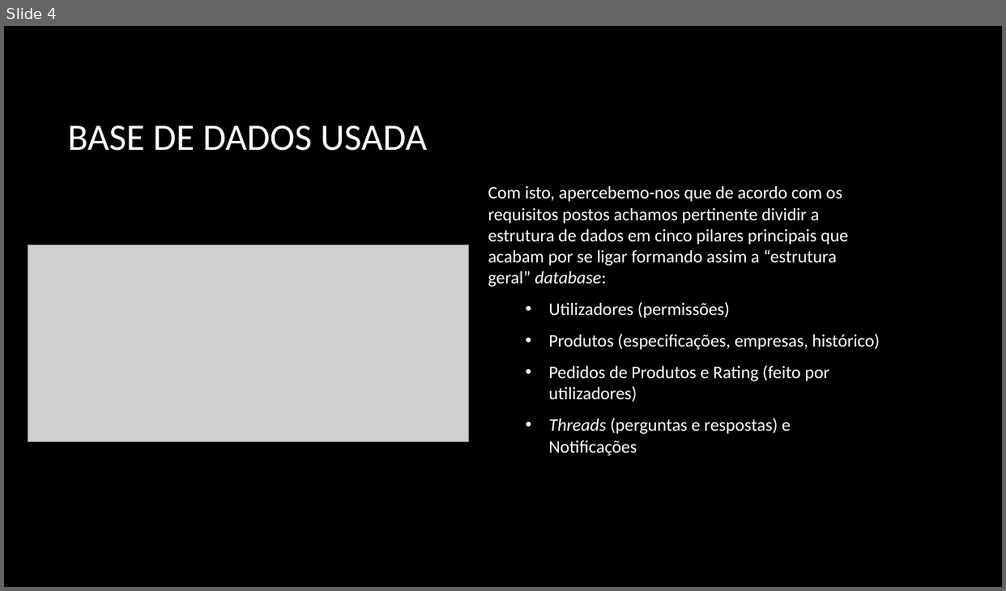
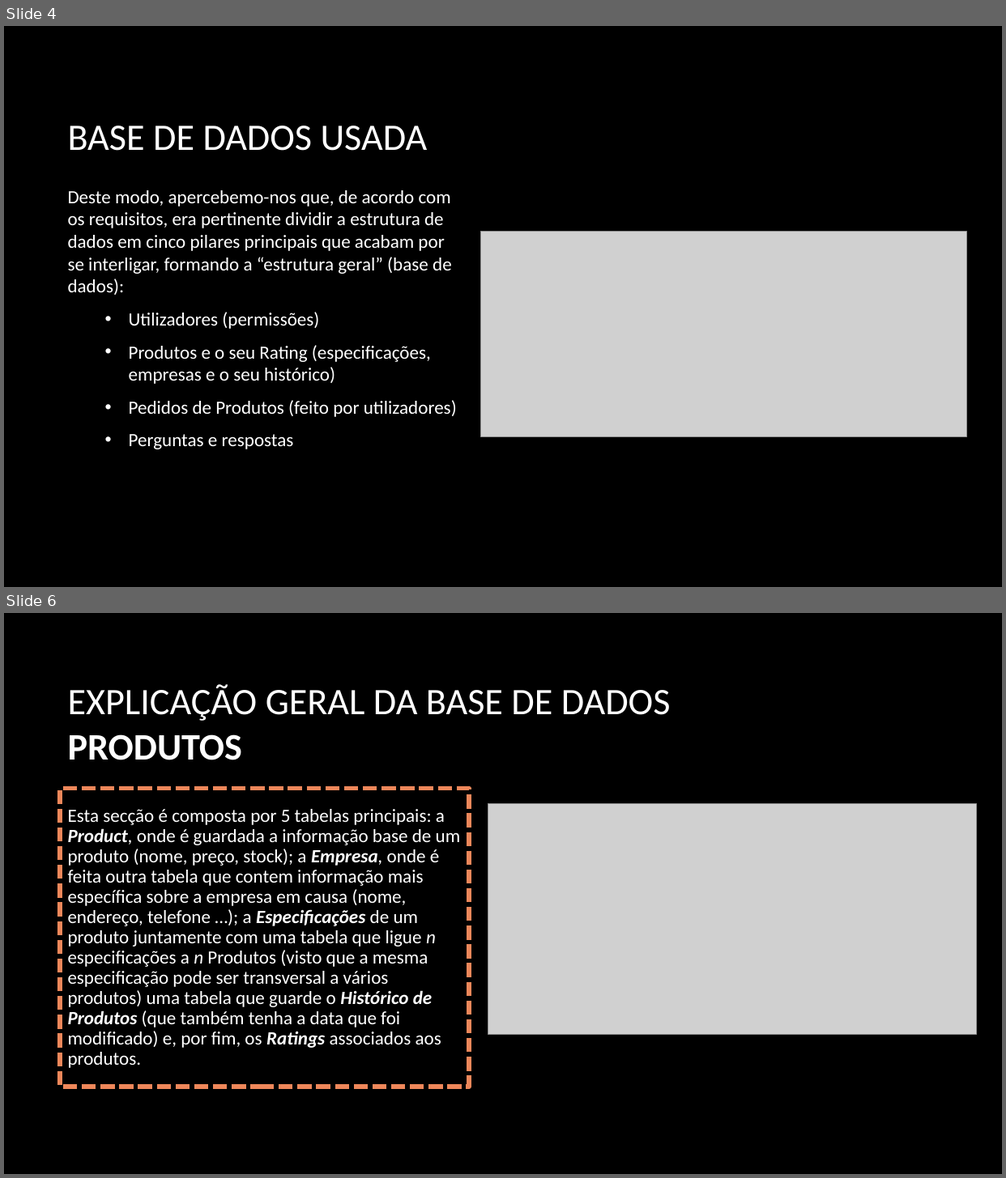
Before and after one commit to PolpEdu/Trabalho-Pr-ticpo, a slide deck: Trabalho prático.pptx. Shown one above the other, each under a label of ours: slide 4 before the commit, slides 4 and 6 after it; the slides between them are not shown. The pictures are 1006x591 and 1006x1178 pixels, drawn with LibreOffice and Linux fonts; fonts in the diff are those of the drawing; grey boxes stand for pictures; background and template pictures are left out. Boxes give left, top, right and bottom in pixels: in the first picture for what was removed or moved away, otherwise in the second. Text is boxed around its words. In the diff, an @@ line names an element or a change of style, - is before the commit and + after.

```diff
--- a/Trabalho prático.pptx
+++ b/Trabalho prático.pptx
@@ slide 6 added at box(4, 613, 1002, 1174), background picture (left out) @@
@@ title added at box(68, 684, 671, 760), 36 pt, text #FFFFFF @@
+EXPLICAÇÃO GERAL DA BASE DE DADOS
+PRODUTOS
@@ rectangle added at box(60, 788, 469, 1087), outline #EE875A 4.5 pt dashed, 18 pt, text #FFFFFF @@
+Esta secção é composta por 5 tabelas principais: a Product, onde é guardada a informação base de um produto (nome, preço, stock); a Empresa, onde é feita outra tabela que contem informação mais específica sobre a empresa em causa (nome, endereço, telefone …); a Especificações de um produto juntamente com uma tabela que ligue n especificações a n Produtos (visto que a mesma especificação pode ser transversal a vários produtos) uma tabela que guarde o Histórico de Produtos (que também tenha a data que foi modificado) e, por fim, os Ratings associados aos produtos.
@@ picture added at box(488, 804, 977, 1034) @@
@@ slide 4 changed as well @@
@@ text "Deste modo, apercebemo-nos que, de ...": place and size @@
-text "Deste modo, apercebemo-nos que, de ..." at box(488, 186, 880, 456)
+text "Deste modo, apercebemo-nos que, de ..." at box(68, 190, 457, 450)
@@ text at box(68, 190, 452, 295): text changed; size 17 to 18 pt @@
-Com isto, apercebemo-nos que de acordo com os requisitos postos achamos pertinente dividir a estrutura de dados em cinco pilares principais que acabam por se ligar formando assim a “estrutura geral” database:
+Deste modo, apercebemo-nos que, de acordo com os requisitos, era pertinente dividir a estrutura de dados em cinco pilares principais que acabam por se interligar, formando a “estrutura geral” (base de dados):
@@ picture added at box(481, 232, 967, 437) @@
@@ picture removed at box(28, 246, 470, 442) @@
@@ text at box(129, 312, 319, 329): size 17 to 18 pt in "Utilizadores (permissões)" @@
@@ text at box(129, 345, 457, 450): text changed; size 17 to 18 pt @@
-  • Produtos (especificações, empresas, histórico)
-  • Pedidos de Produtos e Rating (feito por utilizadores)
-  • Threads (perguntas e respostas) e Notificações
+  • Produtos e o seu Rating (especificações, empresas e o seu histórico)
+  • Pedidos de Produtos (feito por utilizadores)
+  • Perguntas e respostas
```
Also in this commit, not shown: 7 other slides changed, 4 other slides added, 1 other file.
